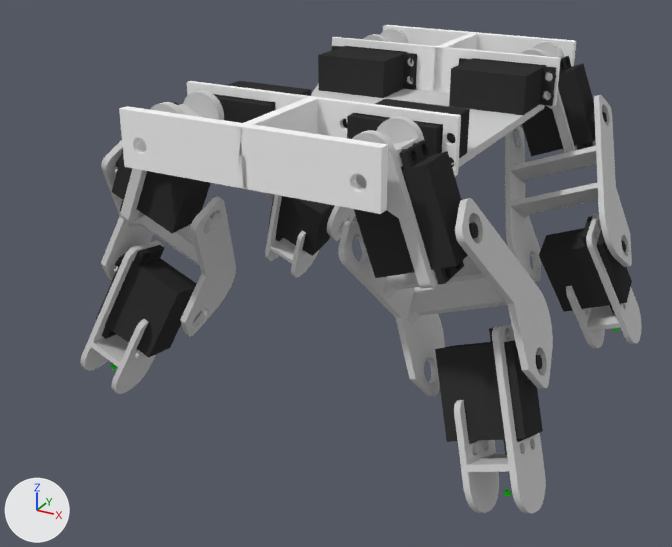
A saved change to the Blender file soft/strategy/buggybot2.blend.
Both versions are drawn from a camera (50 mm lens) standing at (20.2, -41.6, 12.1) and looking at (-1.5, -2.2, -7.6). The lights are fixed; the arrows at lower left show +X, +Y and +Z.

Script lines for the objects in view, before the commit:
```python
ob_leg_lb_endpoint = bpy.data.objects.new('Leg.LB.Endpoint', me_cube_004)
ob_leg_lb_endpoint.location = (-11.6, -8.82, -12.71)
ob_leg_lb_endpoint.rotation_euler = (2.927, 0.403, 0.0)  # degrees (168, 23, 0)
ob_leg_lb_endpoint.scale = (-0.1, -0.1, -0.1)
ob_leg_lb_servoarm = bpy.data.objects.new('Leg.LB.ServoArm', me_servo_004)
ob_leg_lb_servoarm.location = (-4.85, -9.8, -2.24)
ob_leg_lb_servoarm.rotation_euler = (-0.403, 0.0, -1.571)  # degrees (-23, 0, -90)
ob_leg_lb_servoarm.scale = (-0.1, -0.1, -0.1)
ob_leg_lb_shoulder = bpy.data.objects.new('Leg.LB.Shoulder', me_new_shoulder_modified_001)
ob_leg_lb_shoulder.location = (-7.39, -9.8, -1.56)
ob_leg_lb_shoulder.rotation_euler = (2.739, 0.0, -1.571)  # degrees (157, 0, -90)
ob_leg_lb_shoulder.scale = (-0.1, -0.1, -0.1)
ob_leg_rb_arm = bpy.data.objects.new('Leg.RB.Arm', me_new_leg_1_003)
ob_leg_rb_arm.location = (6.89, -6.93, -3.68)
ob_leg_rb_arm.rotation_euler = (-2.493, -0.349, 0.0)  # degrees (-143, -20, 0)
ob_leg_rb_arm.scale = (0.1, 0.1, 0.1)
ob_leg_rb_forearm = bpy.data.objects.new('Leg.RB.Forearm', me_new_leg_2_003)
ob_leg_rb_forearm.location = (9.81, -6.62, -10.39)
ob_leg_rb_forearm.rotation_euler = (0.347, 0.349, -3.142)  # degrees (20, 20, -180)
ob_leg_rb_forearm.scale = (0.1, 0.1, 0.1)
ob_leg_rb_servoarm = bpy.data.objects.new('Leg.RB.ServoArm', me_servo_010)
ob_leg_rb_servoarm.location = (4.65, -9.8, -2.22)
ob_leg_rb_servoarm.rotation_euler = (2.793, 0.0, 1.571)  # degrees (160, 0, 90)
ob_leg_rb_servoarm.scale = (0.1, 0.1, 0.1)
ob_leg_rb_servoforearm = bpy.data.objects.new('Leg.RB.ServoForearm', me_servo_011)
ob_leg_rb_servoforearm.location = (6.97, -7.24, -8.58)
ob_leg_rb_servoforearm.rotation_euler = (0.369, -0.326, -1.694)  # degrees (21, -19, -97)
ob_leg_rb_servoforearm.scale = (0.1, 0.1, 0.1)
ob_leg_rb_shoulder = bpy.data.objects.new('Leg.RB.Shoulder', me_new_shoulder_modified_003)
ob_leg_rb_shoulder.location = (7.22, -9.8, -1.68)
ob_leg_rb_shoulder.rotation_euler = (-0.349, 0.0, 1.571)  # degrees (-20, 0, 90)
ob_leg_rb_shoulder.scale = (0.1, 0.1, 0.1)
ob_leg_rf_shoulder = bpy.data.objects.new('Leg.RF.Shoulder', me_new_shoulder_modified_002)
ob_leg_rf_shoulder.location = (7.31, 9.8, -1.62)
ob_leg_rf_shoulder.rotation_euler = (2.765, 0.0, 1.571)  # degrees (158, 0, 90)
ob_leg_rf_shoulder.scale = (-0.1, -0.1, -0.1)
# also in view: 'Leg.LB.ShoulderBase' at (-3.2, -9.7, 1.6); 'Leg.RF.ServoArm' at (6.3, 9.8, -0.4); 'Leg.RF.Forearm' at (10.4, 7.5, -9.6); 'Leg.LF.ShoulderBase' at (-3.3, 9.7, 1.6); 'Leg.LF.ServoForearm' at (-9.4, 7.6, -8.6)
```
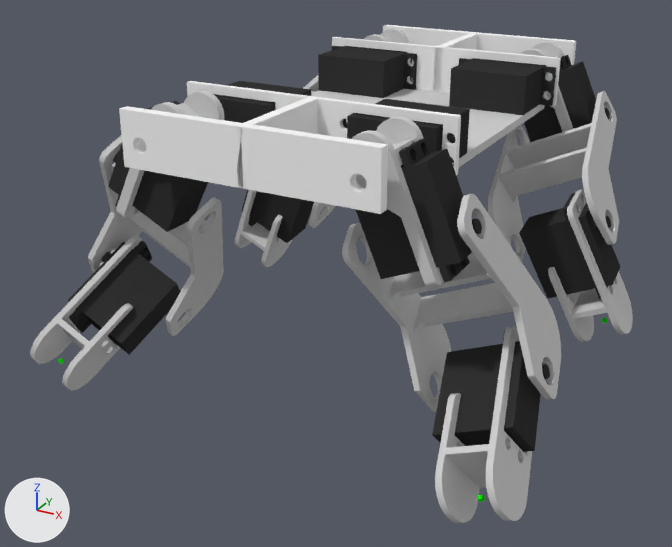
What changed in the scene script:
```text
Change ob_leg_lb_endpoint:
    ob_leg_lb_endpoint.location: (-11.6, -8.82, -12.71) -> (-11.6, -12.39, -10.61)
Change ob_leg_rb_servoarm:
    ob_leg_rb_servoarm.location: (4.65, -9.8, -2.22) -> (4.85, -9.8, -2.24)
    ob_leg_rb_servoarm.rotation_euler: (2.793, 0.0, 1.571) -> (2.739, 0.0, 1.571)  # degrees (160, 0, 90) -> degrees (157, 0, 90)
Change ob_leg_rb_shoulder:
    ob_leg_rb_shoulder.location: (7.22, -9.8, -1.68) -> (7.39, -9.8, -1.56)
    ob_leg_rb_shoulder.rotation_euler: (-0.349, 0.0, 1.571) -> (-0.403, 0.0, 1.571)  # degrees (-20, 0, 90) -> degrees (-23, 0, 90)
Change ob_leg_rb_arm:
    ob_leg_rb_arm.location: (6.89, -6.93, -3.68) -> (7.29, -7.21, -3.87)
    ob_leg_rb_arm.rotation_euler: (-2.493, -0.349, 0.0) -> (-2.611, -0.403, 0.0)  # degrees (-143, -20, 0) -> degrees (-150, -23, 0)
Change ob_leg_rb_forearm:
    ob_leg_rb_forearm.location: (9.81, -6.62, -10.39) -> (10.47, -9.18, -10.2)
    ob_leg_rb_forearm.rotation_euler: (0.347, 0.349, -3.142) -> (0.996, 0.403, -3.142)  # degrees (20, 20, -180) -> degrees (57, 23, -180)
Change ob_leg_rb_servoforearm:
    ob_leg_rb_servoforearm.location: (6.97, -7.24, -8.58) -> (7.6, -8.07, -8.7)
    ob_leg_rb_servoforearm.rotation_euler: (0.369, -0.326, -1.694) -> (0.664, -0.882, -2.114)  # degrees (21, -19, -97) -> degrees (38, -51, -121)
Change ob_leg_lb_shoulder:
    ob_leg_lb_shoulder.location: (-7.39, -9.8, -1.56) -> (-7.57, -9.8, -1.41)
    ob_leg_lb_shoulder.rotation_euler: (2.739, 0.0, -1.571) -> (2.679, 0.0, -1.571)  # degrees (157, 0, -90) -> degrees (153, 0, -90)
Change ob_leg_lb_servoarm:
    ob_leg_lb_servoarm.location: (-4.85, -9.8, -2.24) -> (-5.08, -9.8, -2.24)
    ob_leg_lb_servoarm.rotation_euler: (-0.403, 0.0, -1.571) -> (-0.463, 0.0, -1.571)  # degrees (-23, 0, -90) -> degrees (-27, 0, -90)
Change ob_leg_lb_arm:
    ob_leg_lb_arm.location: (-7.23, -7.06, -3.72) -> (-7.6, -7.2, -3.72)
    ob_leg_lb_arm.rotation_euler: (0.59, 0.403, 0.0) -> (0.532, 0.463, 0.0)  # degrees (34, 23, 0) -> degrees (30, 27, 0)
Change ob_leg_lb_servoforearm:
    ob_leg_lb_servoforearm.location: (-7.56, -7.65, -8.59) -> (-8.21, -8.06, -8.52)
    ob_leg_lb_servoforearm.rotation_euler: (-2.73, 0.197, 1.656) -> (0.681, 2.359, -1.052)  # degrees (-156, 11, 95) -> degrees (39, 135, -60)
Change ob_leg_lb_forearm:
    ob_leg_lb_forearm.location: (-10.45, -6.67, -10.15) -> (-11.2, -8.94, -9.93)
    ob_leg_lb_forearm.rotation_euler: (0.215, -2.739, 0.0) -> (0.908, -2.679, 0.0)  # degrees (12, -157, 0) -> degrees (52, -153, 0)
Change ob_leg_lf_arm:
    ob_leg_lf_arm.location: (-7.07, 6.94, -3.63) -> (-6.66, 6.22, -2.02)
    ob_leg_lf_arm.rotation_euler: (0.642, -2.758, 0.0) -> (1.143, -2.7, 0.0)  # degrees (37, -158, 0) -> degrees (65, -155, 0)
Change ob_leg_lf_servoforearm:
    ob_leg_lf_servoforearm.location: (-7.32, 7.29, -8.52) -> (-7.03, 4.3, -6.52)
    ob_leg_lf_servoforearm.rotation_euler: (0.402, -0.291, 1.449) -> (0.45, -0.186, 1.482)  # degrees (23, -17, 83) -> degrees (26, -11, 85)
Change ob_leg_lf_forearm:
    ob_leg_lf_forearm.location: (-10.21, 6.58, -10.22) -> (-9.97, 3.31, -7.96)
    ob_leg_lf_forearm.rotation_euler: (0.315, 0.384, 0.0) -> (0.206, 0.442, 0.0)  # degrees (18, 22, 0) -> degrees (12, 25, 0)
Change ob_leg_rf_shoulder:
    ob_leg_rf_shoulder.location: (7.31, 9.8, -1.62) -> (7.49, 9.8, -1.48)
    ob_leg_rf_shoulder.rotation_euler: (2.765, 0.0, 1.571) -> (2.707, 0.0, 1.571)  # degrees (158, 0, 90) -> degrees (155, 0, 90)
Change ob_leg_rf_servoarm:
    ob_leg_rf_servoarm.location: (4.76, 9.8, -2.23) -> (4.97, 9.8, -2.24)
    ob_leg_rf_servoarm.rotation_euler: (-0.377, 0.0, 1.571) -> (-0.435, 0.0, 1.571)  # degrees (-22, 0, 90) -> degrees (-25, 0, 90)
Change ob_leg_rf_arm:
    ob_leg_rf_arm.location: (6.99, 6.84, -3.51) -> (6.6, 6.21, -1.94)
    ob_leg_rf_arm.rotation_euler: (0.691, 0.377, 3.142) -> (-1.972, 2.707, 0.0)  # degrees (40, 22, 180) -> degrees (-113, 155, 0)
Change ob_leg_rf_servoforearm:
    ob_leg_rf_servoforearm.location: (7.21, 6.96, -8.42) -> (6.9, 4.18, -6.4)
    ob_leg_rf_servoforearm.rotation_euler: (-2.751, 0.262, -1.464) -> (-2.703, 0.123, -1.513)  # degrees (-158, 15, -84) -> degrees (-155, 7, -87)
Change ob_leg_rf_forearm:
    ob_leg_rf_forearm.location: (10.08, 6.16, -10.11) -> (9.81, 3.0, -7.79)
    ob_leg_rf_forearm.rotation_euler: (-2.859, -0.377, 0.0) -> (-3.005, -0.435, 0.0)  # degrees (-164, -22, 0) -> degrees (-172, -25, 0)
```

Boxes (x1, y1, x2, y2) around the edits, measured in the pictures (672 x 547 px):
'Leg.RB.Arm', moved, turned
    before: (338, 198, 553, 396)
    after: (342, 194, 561, 412)
'Leg.RF.Arm', moved, turned
    before: (505, 95, 632, 282)
    after: (488, 91, 619, 262)
'Leg.RB.Forearm', moved, turned
    before: (454, 324, 546, 513)
    after: (435, 326, 532, 523)
'Leg.LB.Arm', moved, turned
    before: (101, 140, 236, 337)
    after: (88, 135, 224, 336)
'Leg.RB.ServoForearm', moved, turned
    before: (435, 328, 543, 455)
    after: (432, 331, 550, 452)
'Leg.RB.ServoArm', moved, turned
    before: (354, 139, 478, 285)
    after: (355, 137, 482, 282)
'Leg.LB.ServoForearm', moved, turned
    before: (96, 245, 196, 358)
    after: (68, 241, 180, 355)
'Leg.RF.ServoForearm', moved, turned
    before: (539, 216, 632, 314)
    after: (519, 193, 620, 299)
'Leg.LB.Forearm', moved, turned
    before: (80, 241, 163, 394)
    after: (30, 235, 143, 391)
'Leg.RF.Forearm', moved, turned
    before: (566, 213, 642, 349)
    after: (548, 189, 633, 342)
'Leg.RB.Shoulder', moved, turned
    before: (352, 116, 438, 289)
    after: (352, 116, 444, 287)
'Leg.RF.ServoArm', moved, turned
    before: (522, 56, 607, 156)
    after: (524, 55, 610, 142)
'Leg.LB.ServoArm', moved, turned
    before: (112, 102, 211, 234)
    after: (108, 101, 208, 232)
'Leg.LF.ServoForearm', moved, turned
    before: (268, 194, 335, 256)
    after: (242, 189, 314, 243)
'Leg.LF.Forearm', moved, turned
    before: (265, 195, 319, 278)
    after: (235, 190, 292, 267)
'Leg.LB.Shoulder', moved, turned
    before: (120, 90, 224, 222)
    after: (116, 91, 224, 218)
'Leg.RF.Shoulder', moved, turned
    before: (520, 41, 577, 153)
    after: (520, 42, 573, 132)
'Leg.LF.Arm', moved, turned
    before: (262, 83, 356, 241)
    after: (303, 75, 335, 228)
'Leg.LB.Endpoint', moved
    before: (110, 364, 116, 370)
    after: (58, 358, 64, 364)
